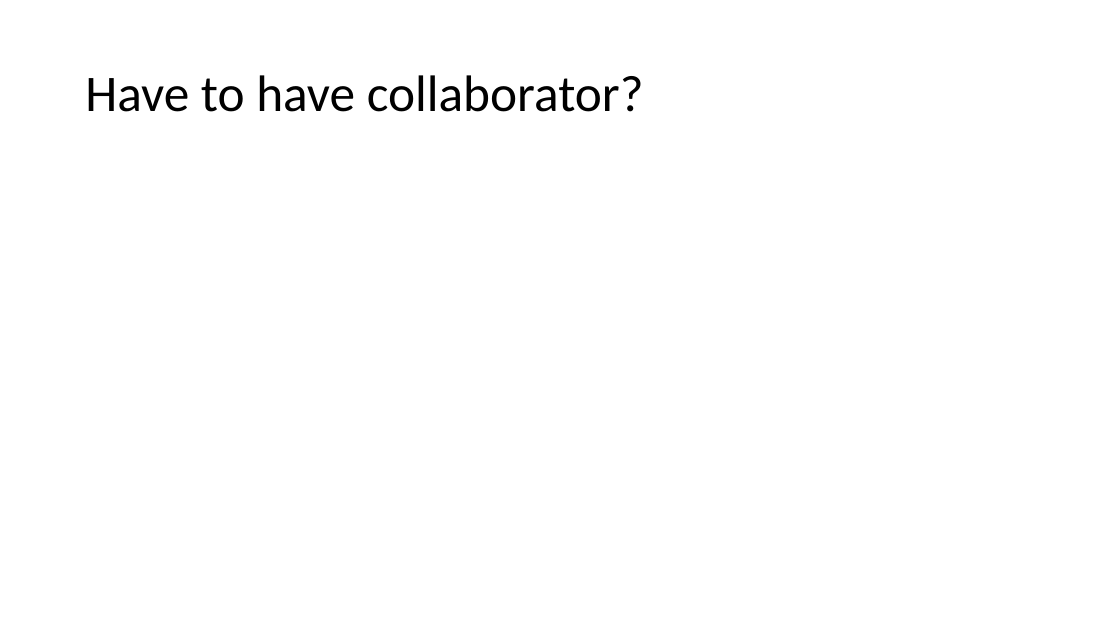
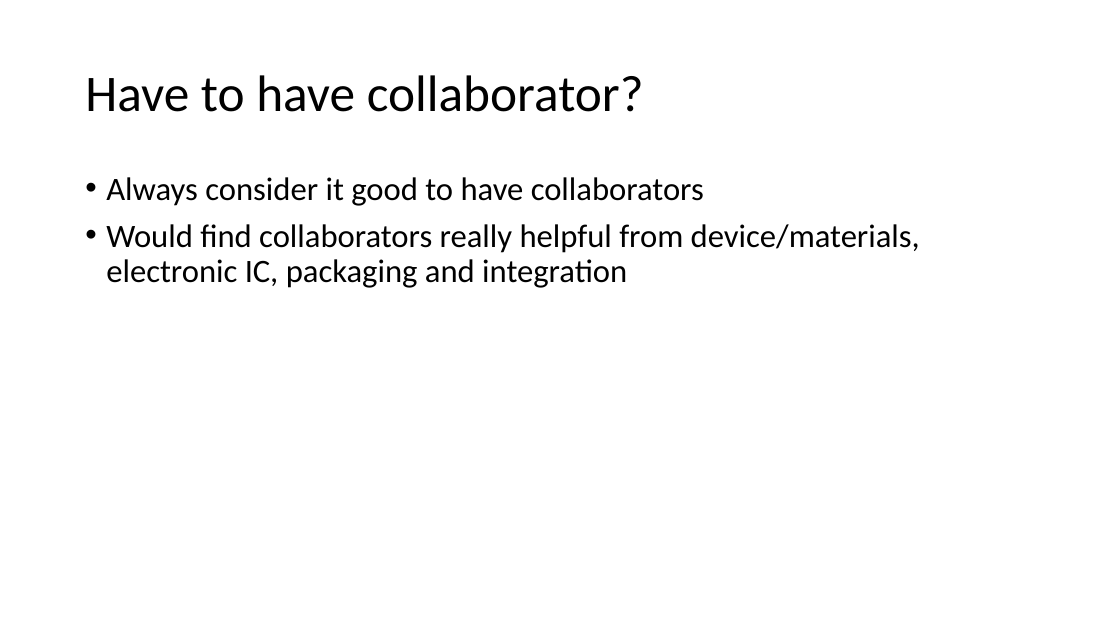
Before and after one commit to wyywyy23/faculty_all_in_one, a slide deck: slide 27 of psu_ee/online_interview/online_interview_notes.pptx. Drawn at 1120x630 pixels with LibreOffice and Linux fonts; fonts in the diff are those of the drawing. Boxes give left, top, right and bottom in pixels: in the first picture for what was removed or moved away, otherwise in the second. Text is boxed around its words. In the diff, an @@ line names an element or a change of style, - is before the commit and + after.

```diff
--- a/psu_ee/online_interview/online_interview_notes.pptx
+++ b/psu_ee/online_interview/online_interview_notes.pptx
@@ text added at bbox=[106, 177, 920, 288], 28 pt, text #000000 @@
+• Always consider it good to have collaborators
+• Would find collaborators really helpful from device/materials, electronic IC, packaging and integration
```
Also in this commit, not shown: 3 other slides changed.
